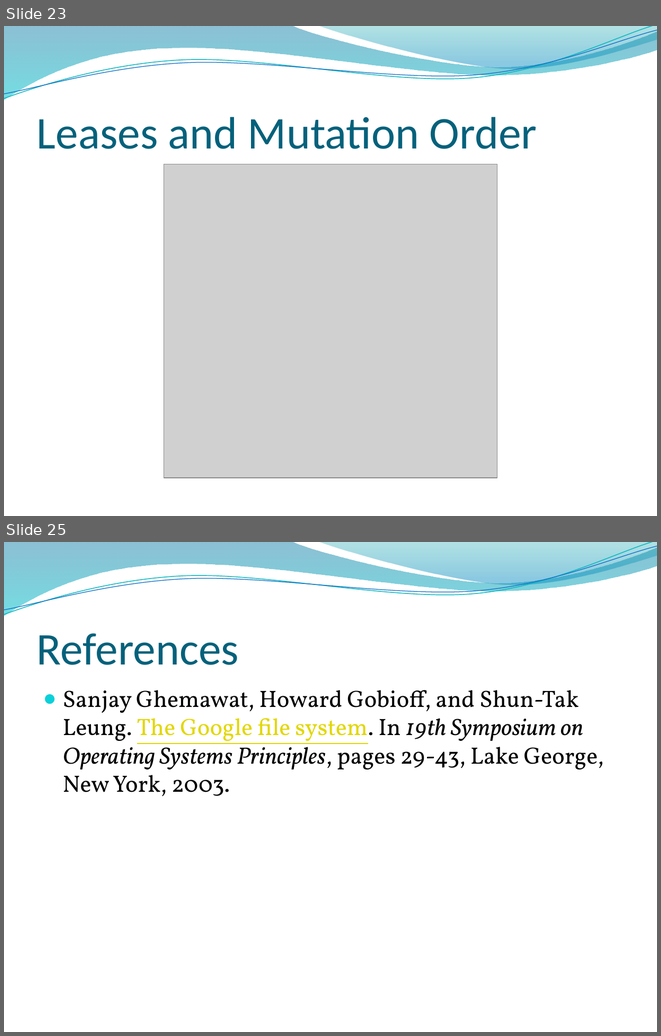
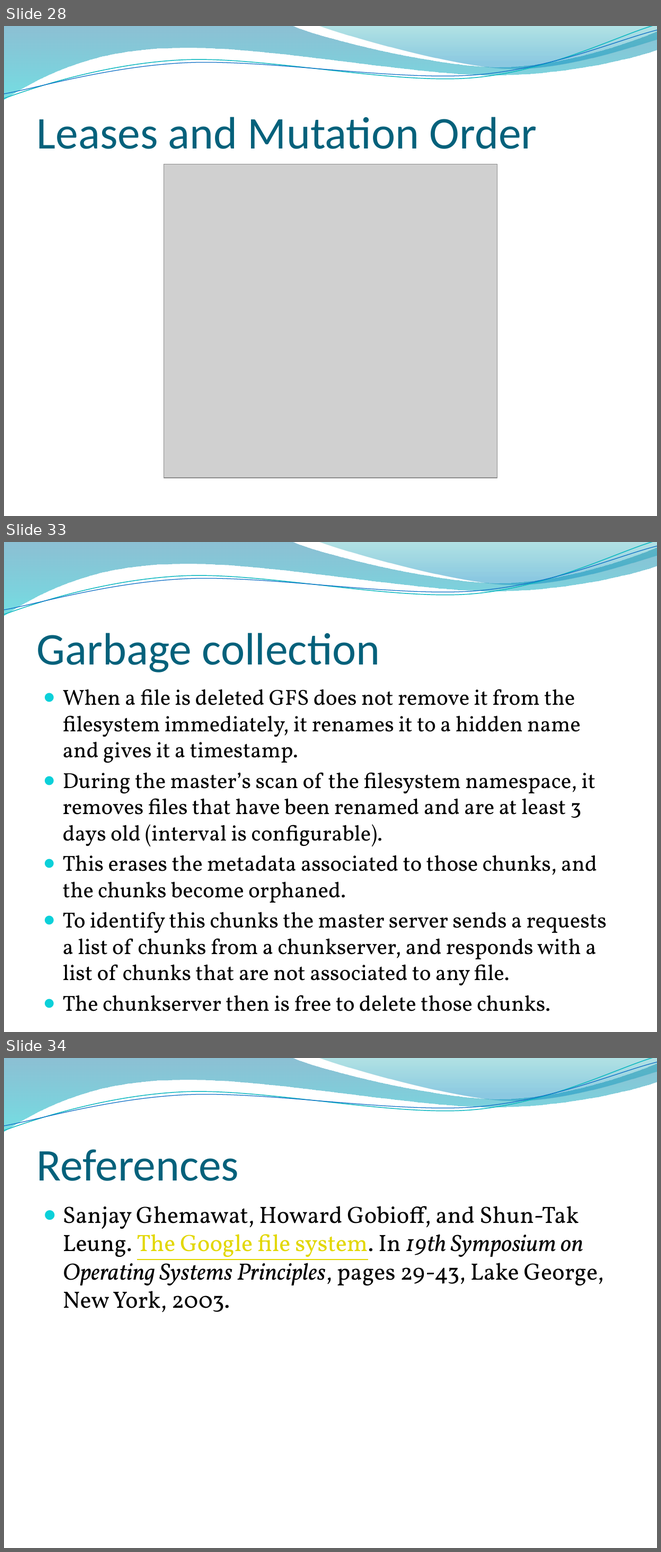
Before and after one commit to edvelezg/unb-os, a slide deck: google-fs/google-fs.pptx. Shown one above the other, each under a label of ours: slides 23 and 25 before the commit, slides 28, 33 and 34 after it; the slides between them are not shown. The pictures are 661x1036 and 661x1552 pixels, drawn with LibreOffice and Linux fonts; fonts in the diff are those of the drawing; grey boxes stand for pictures; background and template pictures are left out. Boxes give left, top, right and bottom in pixels: in the first picture for what was removed or moved away, otherwise in the second. Text is boxed around its words. In the diff, an @@ line names an element or a change of style, - is before the commit and + after.

```diff
--- a/google-fs/google-fs.pptx
+++ b/google-fs/google-fs.pptx
@@ slide 33 added at <box>4,542,657,1032</box>, background picture (left out); not listed: 4 template elements that a slide beside it also shows @@
@@ title added at <box>37,633,380,672</box>, 50 pt, text #04617B @@
+Garbage collection
@@ text added at <box>63,689,607,986</box>, 24.1 pt, text #000000 @@
+● When a file is deleted GFS does not remove it from the filesystem immediately, it renames it to a hidden name and gives it a timestamp.
+● During the master’s scan of the filesystem namespace, it removes files that have been renamed and are at least 3 days old (interval is configurable).
+● This erases the metadata associated to those chunks, and the chunks become orphaned.
+● To identify this chunks the master server sends a requests a list of chunks from a chunkserver, and responds with a list of chunks that are not associated to any file.
+● The chunkserver then is free to delete those chunks.
@@ what was slide 23 is now slide 28 @@
@@ what was slide 25 is now slide 34 @@
```
Also in this commit, not shown: 10 slides changed, 12 other slides added, 1 slide removed.
